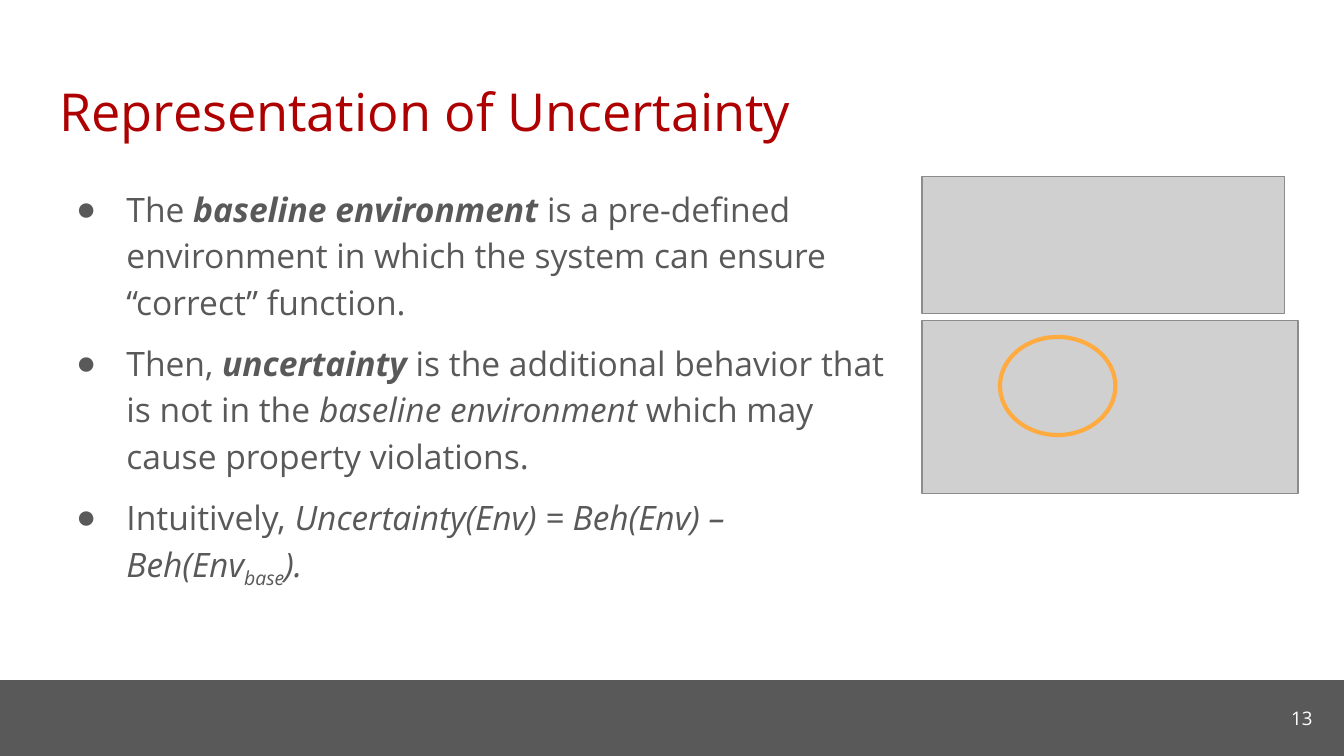
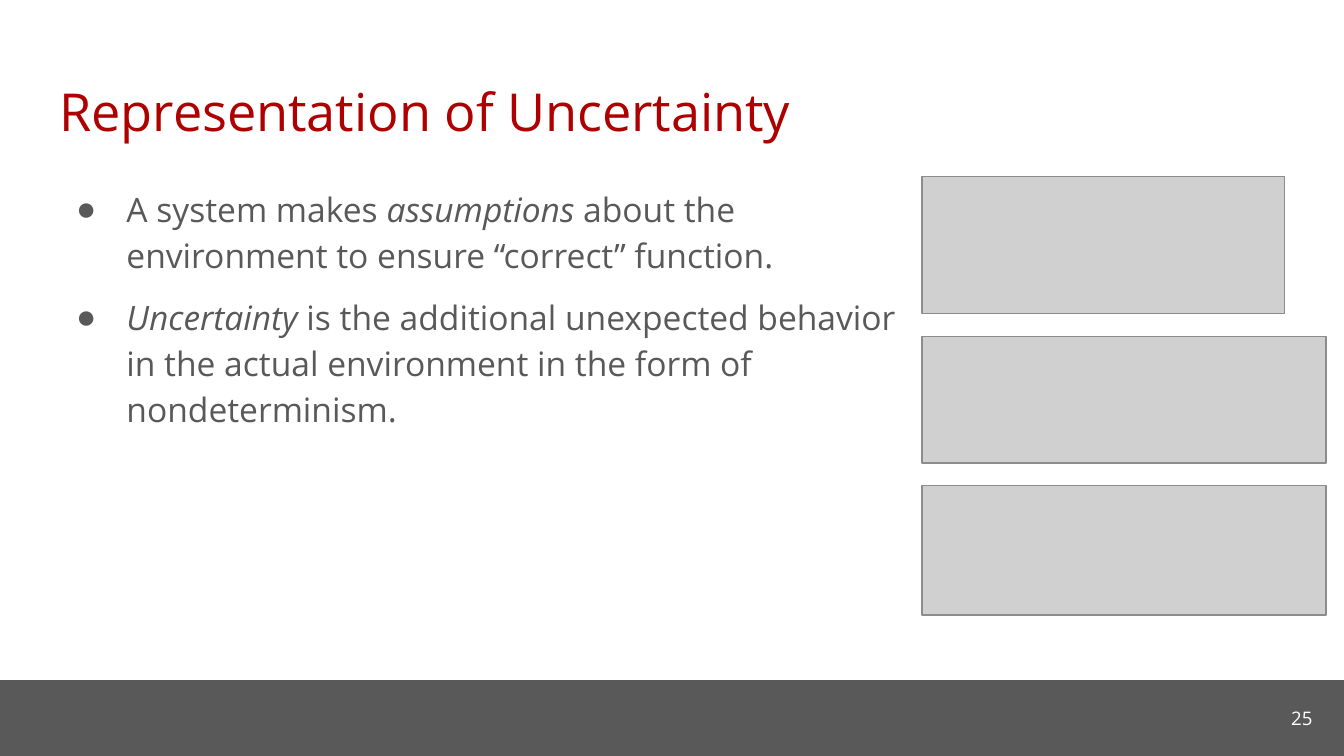
Before and after one commit to cmu-soda/Robustness, a slide deck: slide 25 of Robustness.pptx (slide 13 before the commit). Drawn at 1344x756 pixels with LibreOffice and Linux fonts; fonts in the diff are those of the drawing; grey boxes stand for pictures; background and template pictures are left out. Boxes give left, top, right and bottom in pixels: in the first picture for what was removed or moved away, otherwise in the second. Text is boxed around its words. In the diff, an @@ line names an element or a change of style, - is before the commit and + after.

Commit message:
update slides

```diff
--- a/Robustness.pptx
+++ b/Robustness.pptx
@@ text at (x1=126, y1=196, x2=895, y2=423): text changed @@
-● The baseline environment is a pre-defined environment in which the system can ensure “correct” function.
-● Then, uncertainty is the additional behavior that is not in the baseline environment which may cause property violations.
-● Intuitively, Uncertainty(Env) = Beh(Env) – Beh(Envbase).
+● A system makes assumptions about the environment to ensure “correct” function.
+● Uncertainty is the additional unexpected behavior in the actual environment in the form of nondeterminism.
@@ picture resized from (x1=922, y1=321, x2=1298, y2=493) to (x1=922, y1=336, x2=1327, y2=462) @@
@@ ellipse removed at (x1=1000, y1=337, x2=1116, y2=435) @@
@@ picture added at (x1=922, y1=485, x2=1327, y2=614) @@
@@ page number at (x1=1291, y1=711, x2=1312, y2=725): text changed @@
-13
+25
```
Also in this commit, not shown: 9 other slides changed, 12 slides added.
